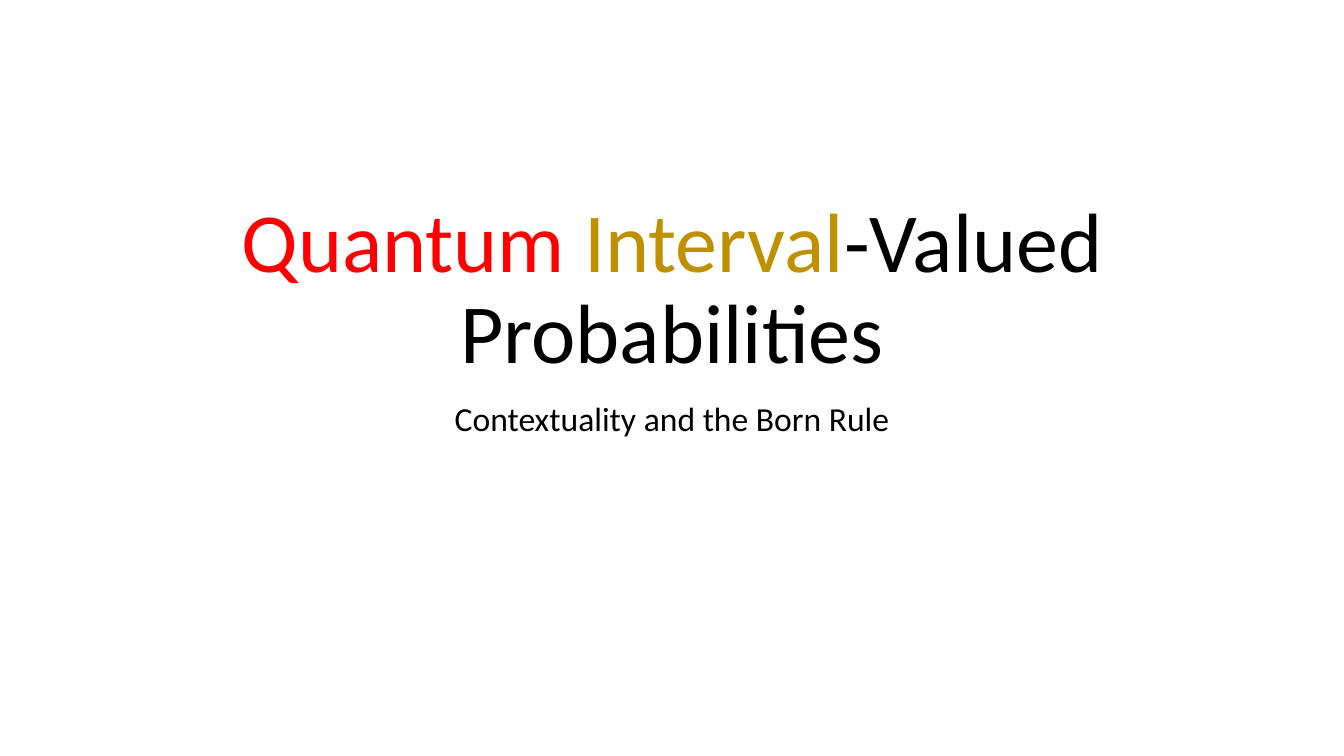
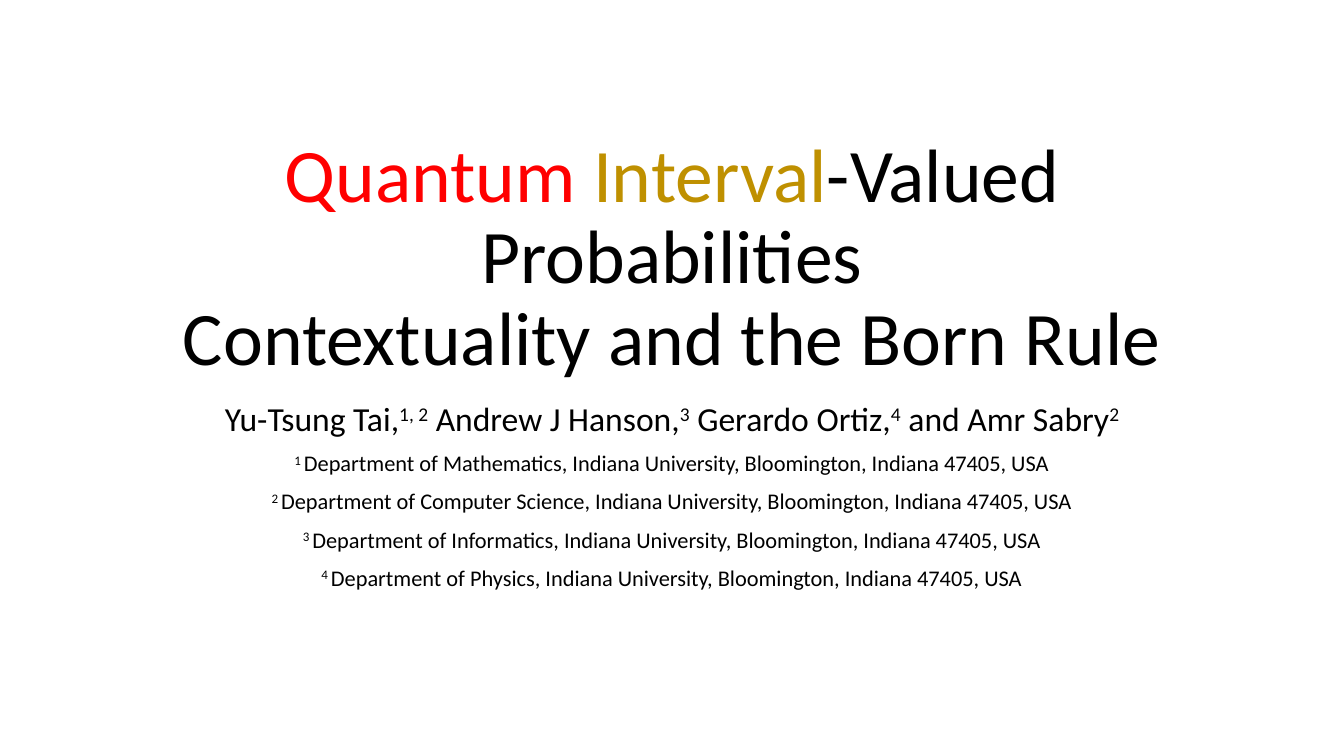
Before and after one commit to yuttai/Contextuality-and-Nonlocality-in-Discrete-Quantum-Theory, a slide deck: slide 1 of prop_short.pptm. Drawn at 1344x756 pixels with LibreOffice and Linux fonts; fonts in the diff are those of the drawing. Boxes give left, top, right and bottom in pixels: in the first picture for what was removed or moved away, otherwise in the second. Text is boxed around its words. In the diff, an @@ line names an element or a change of style, - is before the commit and + after.

```diff
--- a/prop_short.pptm
+++ b/prop_short.pptm
@@ title at (183, 149, 1160, 378): text changed; size 60 to 54 pt @@
-Quantum Interval-Valued Probabilities
+Quantum Interval-Valued Probabilities
+Contextuality and the Born Rule
@@ subtitle at (225, 407, 1071, 590): text changed; size 24 to 16 pt @@
-Contextuality and the Born Rule
+Yu-Tsung Tai,1, 2 Andrew J Hanson,3 Gerardo Ortiz,4 and Amr Sabry2
+1 Department of Mathematics, Indiana University, Bloomington, Indiana 47405, USA
+2 Department of Computer Science, Indiana University, Bloomington, Indiana 47405, USA
+3 Department of Informatics, Indiana University, Bloomington, Indiana 47405, USA
+4 Department of Physics, Indiana University, Bloomington, Indiana 47405, USA
```
